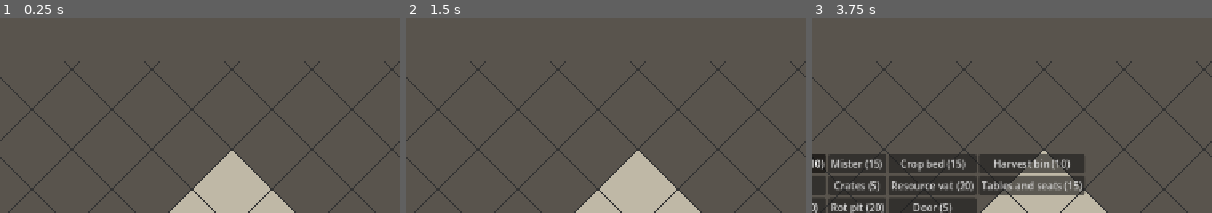
Above: before the commit, frames 1-3 (left to right).
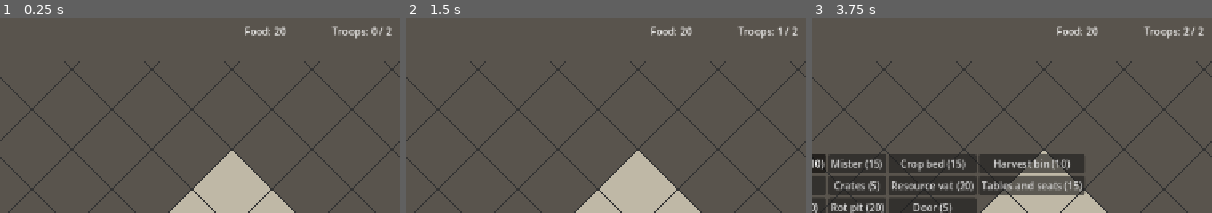
Above: after the commit, the same moments.

Repository: SirSizzle24/mazelord
Game: Godot game, scene res://Scenes/main.tscn
The game is run twice, just before and just after one commit, with the same random seed, the same clock (stepped at 60 frames per second) and the same inputs.
Inputs:
- Up to frame 1 (0.25 s): no input
- Up to frame 2 (1.5 s): click "Dig" at 0.5 s; click "Summon Worker (30)" at 1.25 s
- Up to frame 3 (3.75 s): click "Summon Roundhead (20)" at 2 s; click "Debug: +100 mana" at 2.75 s; click "Build" at 3.5 s
The pictures show only the part of the screen within x 21-71%, y 2-51%; the shares and areas given below are measured in that part.

The runs differ from the first frame. In frame 1, 0.6% of the frame differs, in the area x 61-98%, y 4-11%; in frame 2, 0.6%; in frame 3, 0.6%.

Commit message:
Quarters cap troops; farms grow food and troops eat

Diff:
--- a/Scenes/main.tscn
+++ b/Scenes/main.tscn
@@ -15,11 +15,12 @@
 [node name="Grid" type="Node2D" parent="." unique_id=1823644226]
 script = ExtResource("1_jjgbg")
 
-[node name="Dungeon" type="Node" parent="." node_paths=PackedStringArray("grid", "units_parent")]
+[node name="Dungeon" type="Node" parent="." node_paths=PackedStringArray("grid", "units_parent", "rooms")]
 script = ExtResource("5_dungeon")
 grid = NodePath("../Grid")
 unit_scene = ExtResource("6_unitscene")
 units_parent = NodePath("..")
+rooms = NodePath("../Rooms")
 
 [node name="Rooms" type="Node" parent="." node_paths=PackedStringArray("grid", "dungeon", "camera", "room_label")]
 script = ExtResource("9_rooms")
@@ -113,3 +114,25 @@
 offset_right = 620.0
 offset_bottom = 58.0
 text = "Room"
+
+[node name="FoodLabel" type="Label" parent="UI"]
+offset_left = 660.0
+offset_top = 32.0
+offset_right = 780.0
+offset_bottom = 58.0
+text = "Food: 20"
+
+[node name="TroopLabel" type="Label" parent="UI"]
+offset_left = 800.0
+offset_top = 32.0
+offset_right = 960.0
+offset_bottom = 58.0
+text = "Troops: 0 / 2"
+
+[node name="HungerWarning" type="Label" parent="UI"]
+offset_left = 980.0
+offset_top = 32.0
+offset_right = 1240.0
+offset_bottom = 58.0
+theme_override_colors/font_color = Color(1, 0.3, 0.3, 1)
+text = "Out of food!"
--- a/scripts/dungeon.gd
+++ b/scripts/dungeon.gd
@@ -1,7 +1,8 @@
 extends Node
-## Dungeon-wide state: the mana pool, the troop types, and summoning.
+## Dungeon-wide state: mana, food, the troop and furnishing types, and summoning.
 
 signal mana_changed(new_amount: int)
+signal food_changed(new_amount: int)
 
 ## Every troop type that can be summoned. Fungi only for now.
 const TROOP_TYPES := {
@@ -36,11 +37,53 @@
 
 const SUMMON_TILE := Vector2i(10, 10)  # the summoning spot in the starting room
 
+const FREE_TROOPS := 2  # troops you can have before beds are needed
+const FARM_INTERVAL := 10.0  # seconds between harvests
+const FOOD_PER_CROP_BED := 1  # food each crop bed in a farm adds per harvest
+const EAT_INTERVAL := 20.0  # seconds between meals; each troop eats 1 food per meal
+
 @export var grid: Node2D
 @export var unit_scene: PackedScene   # the unit "blueprint" to copy when summoning
 @export var units_parent: Node2D      # where new units are placed in the scene tree
+@export var rooms: Node              # tells us which beds and crop beds are in working rooms
 
 var mana := 100
+var food := 20
+var farm_timer := 0.0
+# Meals start out of step with harvests, so the two never land on the same frame and hide each other
+# on the food display (troops seemed to stop eating when a harvest cancelled out a meal).
+var eat_timer := EAT_INTERVAL - FARM_INTERVAL / 2.0
+
+
+func _process(delta: float) -> void:
+	farm_timer += delta
+	if farm_timer >= FARM_INTERVAL:
+		farm_timer -= FARM_INTERVAL
+		var grown: int = rooms.count_items("farm", "crop_bed") * FOOD_PER_CROP_BED
+		if grown > 0:
+			add_food(grown)
+
+	eat_timer += delta
+	if eat_timer >= EAT_INTERVAL:
+		eat_timer -= EAT_INTERVAL
+		var eaten: int = min(food, troop_count())  # can't eat more than there is
+		if eaten > 0:
+			add_food(-eaten)
+
+
+func add_food(amount: int) -> void:
+	food += amount
+	food_changed.emit(food)
+
+
+func troop_count() -> int:
+	return get_tree().get_nodes_in_group("units").size()
+
+
+## How many troops you can have: FREE_TROOPS, or one per soil bed in quarters, whichever is higher.
+## Your first beds house the troops you already have; only beds beyond FREE_TROOPS raise the cap.
+func troop_cap() -> int:
+	return max(FREE_TROOPS, rooms.count_items("quarters", "soil_bed"))
 
 
 ## Spends mana if there's enough. Returns false, spending nothing, if there isn't.
@@ -56,8 +99,11 @@
 	mana_changed.emit(mana)  # tell anyone listening, like the mana display
 
 
-## Spends mana to create a troop at the summoning spot. Returns false if there isn't enough mana.
+## Spends mana to create a troop at the summoning spot.
+## Returns false if there isn't enough mana or no room for another troop.
 func summon(type_id: String) -> bool:
+	if troop_count() >= troop_cap():
+		return false  # needs more beds
 	var troop_type: Dictionary = TROOP_TYPES[type_id]
 	if mana < troop_type["cost"]:
 		return false
--- a/scripts/hud.gd
+++ b/scripts/hud.gd
@@ -1,14 +1,19 @@
 extends CanvasLayer
-## The on-screen controls: mana display, summon buttons and the debug mana button.
+## The on-screen controls: mana, food and troop displays, summon buttons and the debug mana button.
 
 @export var dungeon: Node
 
 @onready var mana_label: Label = $ManaLabel
+@onready var food_label: Label = $FoodLabel
+@onready var troop_label: Label = $TroopLabel
+@onready var hunger_warning: Label = $HungerWarning
 
 
 func _ready() -> void:
 	dungeon.mana_changed.connect(_on_mana_changed)
 	_on_mana_changed(dungeon.mana)  # show the starting amount
+	dungeon.food_changed.connect(_on_food_changed)
+	_on_food_changed(dungeon.food)
 
 	# Each button calls the dungeon directly. func(): ... is a small unnamed function, like a Python lambda.
 	$SummonWorkerButton.pressed.connect(func(): dungeon.summon("worker"))
@@ -16,5 +21,16 @@
 	$DebugManaButton.pressed.connect(func(): dungeon.add_mana(100))
 
 
+func _process(_delta: float) -> void:
+	# The troop count and cap come from several things (summons, beds, rooms), so they're simplest
+	# to read fresh each frame rather than tracking every change with signals.
+	troop_label.text = "Troops: %d / %d" % [dungeon.troop_count(), dungeon.troop_cap()]
+	hunger_warning.visible = dungeon.food == 0 and dungeon.troop_count() > 0
+
+
+func _on_food_changed(amount: int) -> void:
+	food_label.text = "Food: %d" % amount
+
+
 func _on_mana_changed(amount: int) -> void:
 	mana_label.text = "Mana: %d" % amount
--- a/scripts/rooms.gd
+++ b/scripts/rooms.gd
@@ -91,6 +91,18 @@
 	return box
 
 
+## How many finished furnishings of one kind stand in rooms of one type, e.g. soil beds in quarters.
+func count_items(room_type: String, item_id: String) -> int:
+	var total := 0
+	for room in rooms:
+		if room["type"] != room_type:
+			continue
+		for furnishing in grid.furnishings:
+			if furnishing["built"] and furnishing["id"] == item_id and room["tiles"].has(furnishing["origin"]):
+				total += 1
+	return total
+
+
 ## Shows the room's name only when exactly one room is fully in view and it has a type.
 func _update_label() -> void:
 	var view_size: Vector2 = get_viewport().get_visible_rect().size / camera.zoom
